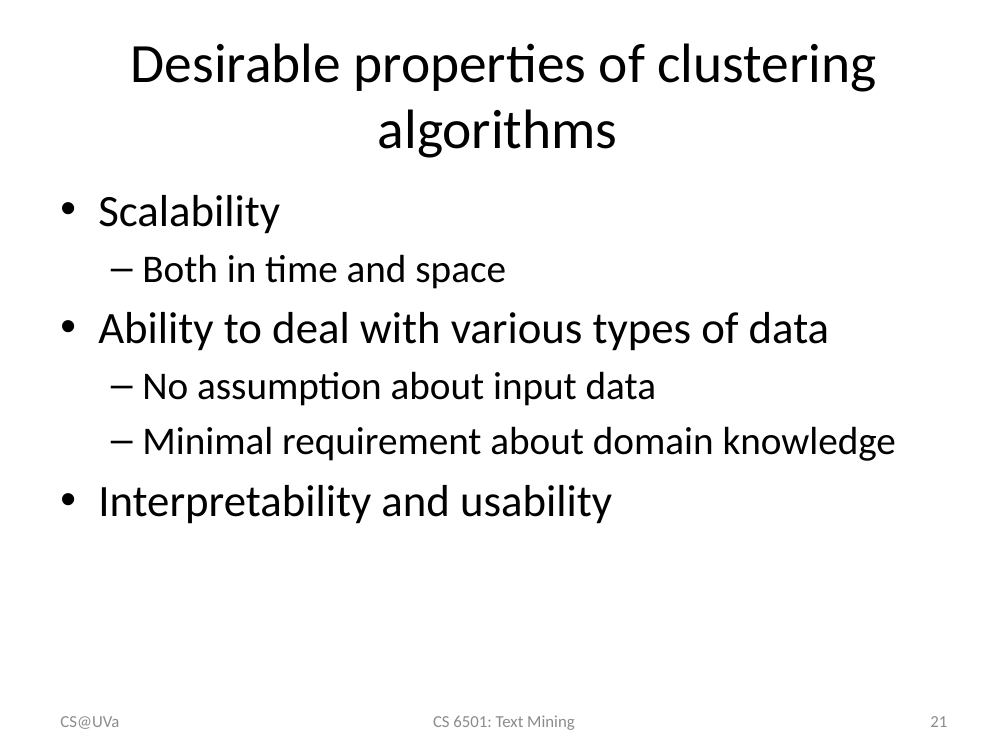
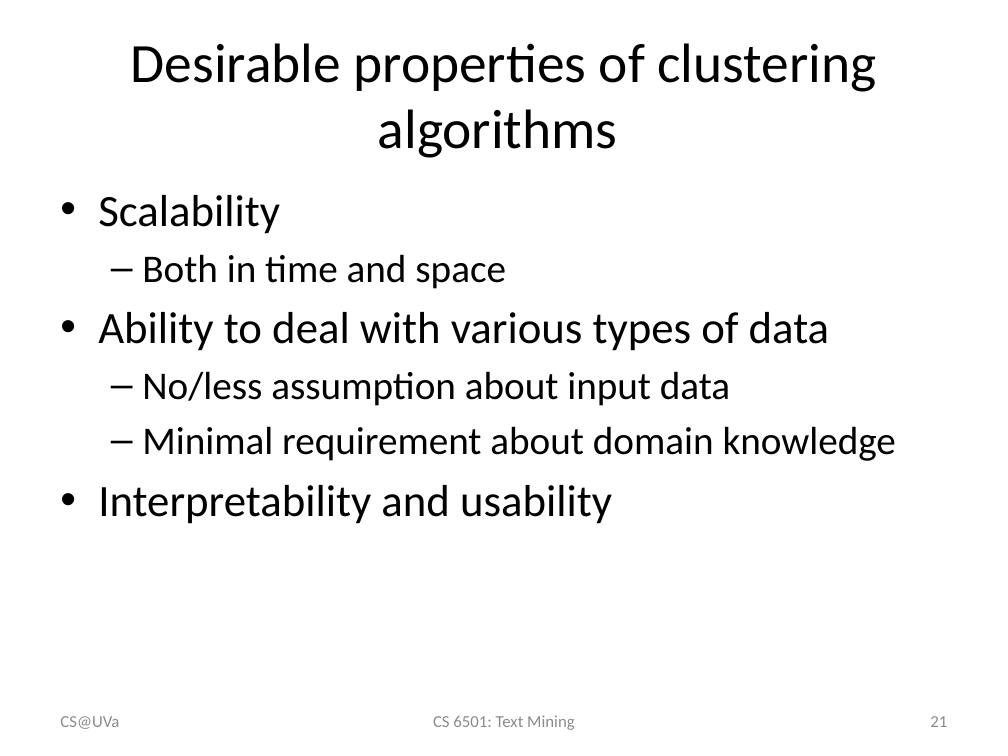
Before and after one commit to wang296/CS6501-Text-Mining, a slide deck: slide 21 of docs/TextClustering.pptx. Drawn at 1008x756 pixels with LibreOffice and Linux fonts; fonts in the diff are those of the drawing. Boxes give left, top, right and bottom in pixels: in the first picture for what was removed or moved away, otherwise in the second. Text is boxed around its words. In the diff, an @@ line names an element or a change of style, - is before the commit and + after.

```diff
--- a/docs/TextClustering.pptx
+++ b/docs/TextClustering.pptx
@@ text at (x1=142, y1=371, x2=730, y2=406): text changed @@
-  – No assumption about input data
+  – No/less assumption about input data
```
Also in this commit, not shown: 3 other slides changed, 9 other files.
